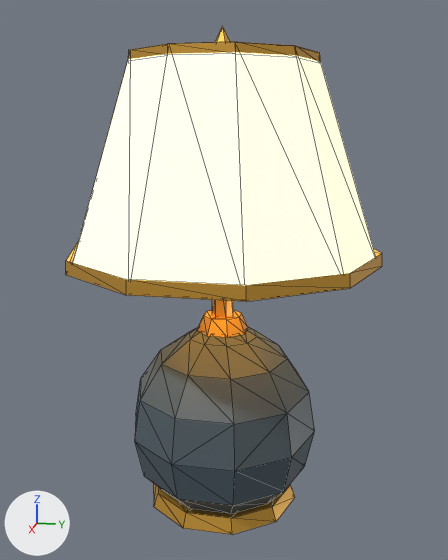
Two versions of the FBX model art_source/unity/environments/v030_props/Prop_TableLamp.fbx, one commit apart.
Both versions are drawn from a 50 mm lens placed at (0.662, 0.134, 0.427), pointed at (0.0, 0.002, 0.262). Lighting does not change. The marker at lower left points along +X, +Y and +Z. The picture after the commit comes second. Mesh edges are drawn as thin lines.

In view in the first picture: 'Prop_TableLamp'.
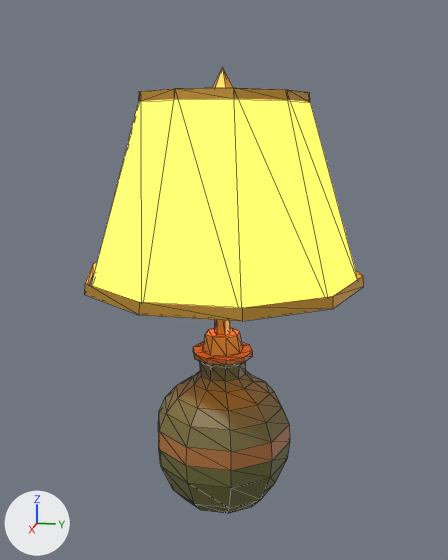
What differs and where, as boxes [x1, y1, x2, y2] in the pictures (448 x 560 px; the box of a moved part takes in the faces that stretch with it):
'Prop_TableLamp', recoloured, reshaped (12% narrower, 12% shorter): before [66, 26, 382, 534]; after [85, 67, 364, 513]
part 1 of me_prop_tablelamp, added (orange): after [202, 328, 243, 357]
part 2 of me_prop_tablelamp, added: after [215, 320, 230, 335]
part 3 of me_prop_tablelamp, moved or reshaped: before [66, 242, 382, 302]; after [85, 263, 364, 321]
part 4 of me_prop_tablelamp, moved or reshaped: before [128, 42, 321, 62]; after [139, 88, 310, 102]
part 5 of me_prop_tablelamp, added (mostly hidden): after [212, 67, 233, 88]
part 6 of me_prop_tablelamp, rebuilt (27% narrower, 9% shorter): before [135, 327, 315, 514]; after [158, 342, 290, 513]
part 7 of me_prop_tablelamp, rebuilt (12% narrower, 10% shorter): before [73, 52, 376, 285]; after [91, 99, 358, 308]
part 8 of me_prop_tablelamp, deleted (orange): before [154, 484, 295, 534]
part 9 of me_prop_tablelamp, deleted (orange): before [197, 310, 248, 338]
part 10 of me_prop_tablelamp, deleted: before [212, 300, 233, 317]
part 11 of me_prop_tablelamp, deleted (mostly hidden): before [215, 26, 230, 42]

What the commit changed:
Material 'Prop_TableLamp_Ceramic' (mat_prop_tablelamp_ceramic) changes colour from greyish blue #4b5a63 to dark yellow #6b6a3a; in linear values from (0.0704, 0.102, 0.125) to (0.147, 0.144, 0.0423).
Material 'Prop_TableLamp_Shade_Emissive' (mat_prop_tablelamp_shade_emissive) changes colour from beige #ffe0a3 to orange #ffb347; in linear values from (1.0, 0.745, 0.366) to (1.0, 0.451, 0.063).
In material 'Prop_TableLamp_Shade_Emissive' (mat_prop_tablelamp_shade_emissive), emission_color goes from (1.0, 0.745, 0.366) (beige #ffe0a3) to (1.0, 0.451, 0.063) (orange #ffb347).
Material 'Prop_TableLamp_Ring' (mat_prop_tablelamp_ring) is new.
Its base color is (0.392, 0.159, 0.0423) (brown #a86f3a).
Material 'Prop_TableLamp_ShadeBottom_Emissive' (mat_prop_tablelamp_shadebottom_emissive) is new.
Its base color is (1.0, 0.254, 0.0232) (orange #ff8a2a).
Its roughness is 0.8.
Its emission color is (1.0, 0.254, 0.0232) (orange #ff8a2a).
Its emission strength is 2.0.
me_prop_tablelamp is used by ob_prop_tablelamp; location (0.0, 0.0, 0.0).
me_prop_tablelamp had 185 vertices, 290 faces and spanned x -0.164..0.164, y -0.172..0.172, z 0.0..0.528.
me_prop_tablelamp now has 215 vertices, 370 faces and spans x -0.146..0.146, y -0.154..0.154, z 0.0..0.488.
me_prop_tablelamp part 1: a new loose piece, an 8-sided cut cone along z (radius 0.024 at the low end, 0.02 at the high end) spanning x -0.022..0.022, y -0.022..0.022, z 0.18..0.2, in mat_prop_tablelamp_brass (orange #d9a441).
me_prop_tablelamp part 2: a new loose piece, a 6-sided cylinder along z spanning x -0.008..0.008, y -0.009..0.009, z 0.2..0.27, in mat_prop_tablelamp_brass (orange #d9a441).
me_prop_tablelamp part 3: the loose piece of 20 vertices spanning x -0.164..0.164, y -0.172..0.172, z 0.285..0.299 is scaled about its middle by (0.895, 0.895, 0.857), then moved by (0.0, 0.0, -0.024).
me_prop_tablelamp part 4: the loose piece of 20 vertices spanning x -0.095..0.095, y -0.1..0.1, z 0.49..0.5 is scaled about its middle by (0.91, 0.91, 1), then moved by (0.0, 0.0, -0.038).
me_prop_tablelamp part 5: a new loose piece, a 6-sided cone pointing to +z spanning x -0.012..0.012, y -0.014..0.014, z 0.462..0.488, in mat_prop_tablelamp_brass (orange #d9a441).
me_prop_tablelamp part 6: the loose piece of 70 vertices spanning x -0.103..0.103, y -0.108..0.108, z 0.016..0.206 is rebuilt with 120 vertices and now spans x -0.076..0.076, y -0.08..0.08, z 0.0..0.18.
me_prop_tablelamp part 7: the loose piece of 20 vertices spanning x -0.16..0.16, y -0.168..0.168, z 0.285..0.5 is rebuilt with 20 vertices and now spans x -0.143..0.143, y -0.15..0.15, z 0.262..0.462.
me_prop_tablelamp part 8: the loose piece of 20 vertices spanning x -0.084..0.084, y -0.088..0.088, z 0.0..0.016 is deleted.
me_prop_tablelamp part 9: the loose piece of 16 vertices spanning x -0.028..0.028, y -0.028..0.028, z 0.204..0.222 is deleted.
me_prop_tablelamp part 10: the loose piece of 12 vertices spanning x -0.01..0.01, y -0.012..0.012, z 0.22..0.31 is deleted.
me_prop_tablelamp part 11: the loose piece of 7 vertices spanning x -0.012..0.012, y -0.014..0.014, z 0.5..0.528 is deleted.
me_prop_tablelamp no longer uses material mat_prop_tablelamp_glow_emissive (orange #ffb347, glowing orange #ffb347).
me_prop_tablelamp gains material mat_prop_tablelamp_ring (brown #a86f3a).
me_prop_tablelamp gains material mat_prop_tablelamp_shadebottom_emissive (orange #ff8a2a, glowing orange #ff8a2a).
